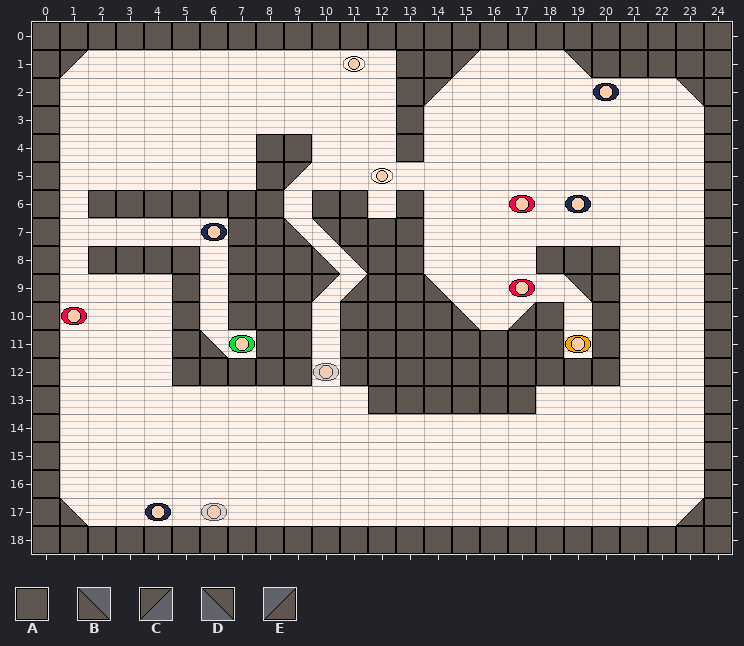
One commit to this Tiled map: Prototype-8/assets/test.tmx. The picture above is the old version.
Cells are 32x32 px. Shown: x 0..24, y 0..18.
Key: from "walls1": A 0, B 2, C 3, D 4, E 5.
_ is an empty cell.
Objects are placed by their top-left corner, in cells (3,4 is the top-left corner of cell 3,4); size is 1x1 cell unless given.
Layers that did not change in this view are not listed.
Layer "walls" before, first column x 0:
 0 AAAAAAAAAAAAAAAAAAAAAAAAA
 1 A____________AA_____AAAAA
 2 A____________A__________A
 3 A____________A__________A
 4 A_______AA___A__________A
 5 A_______A_______________A
 6 A_AAAAAAA_AA_A__________A
 7 A______AA__AAA__________A
 8 A_AAAA_AAA__AA____AAA___A
 9 A____A_AAA__AA______A___A
10 A____A_AAA_AAAA___A_A___A
11 A____A__AA_AAAAAAAA_A___A
12 A____AAAAA_AAAAAAAAAA___A
13 A___________AAAAAA______A
14 A_______________________A
15 A_______________________A
16 A_______________________A
17 A_______________________A
18 AAAAAAAAAAAAAAAAAAAAAAAAA
Objects on layer "corners" before:
C "downright" at 1,1
C "downright" at 15,1
D "downleft" at 19,1
C "downright" at 14,2
D "downleft" at 23,2
C "downright" at 9,5
B "upright" at 9,7
D "downleft" at 10,7
B "upright" at 10,8
D "downleft" at 11,8
E "upleft" at 11,9
C "downright" at 10,9
B "upright" at 14,9
D "downleft" at 19,9
B "upright" at 15,10
E "upleft" at 17,10
B "upright" at 6,11
B "upright" at 1,17
E "upleft" at 23,17
After:
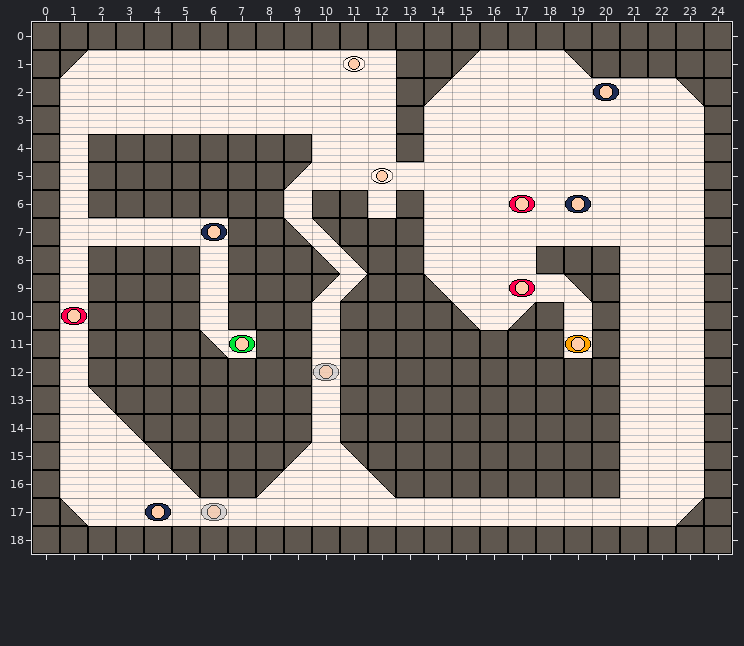
What changed:
Layer "corners":
A new object: D "downleft" at 2,13.
A new object: D "downleft" at 3,14.
A new object: D "downleft" at 4,15.
A new object: C "downright" at 9,15.
A new object: D "downleft" at 11,15.
A new object: D "downleft" at 5,16.
A new object: C "downright" at 8,16.
A new object: D "downleft" at 12,16.
Layer "walls":
There is now tile A in rows 4 to 5 at x 2 to 7; in rows 9 to 12 at x 2 to 4; in row 13 at x 3 to 9, 11 and 18 to 20; in row 14 at x 4 to 9 and 11 to 20; in row 15 at x 5 to 8 and 12 to 20; in row 16 at x 6 to 7 and 13 to 20.
Boxes around the changes in both pictures, in picture pixels (x1, y1, x2, y2):
added: (88, 134, 256, 190)
added: (88, 274, 312, 498)
added: (340, 386, 620, 498)
